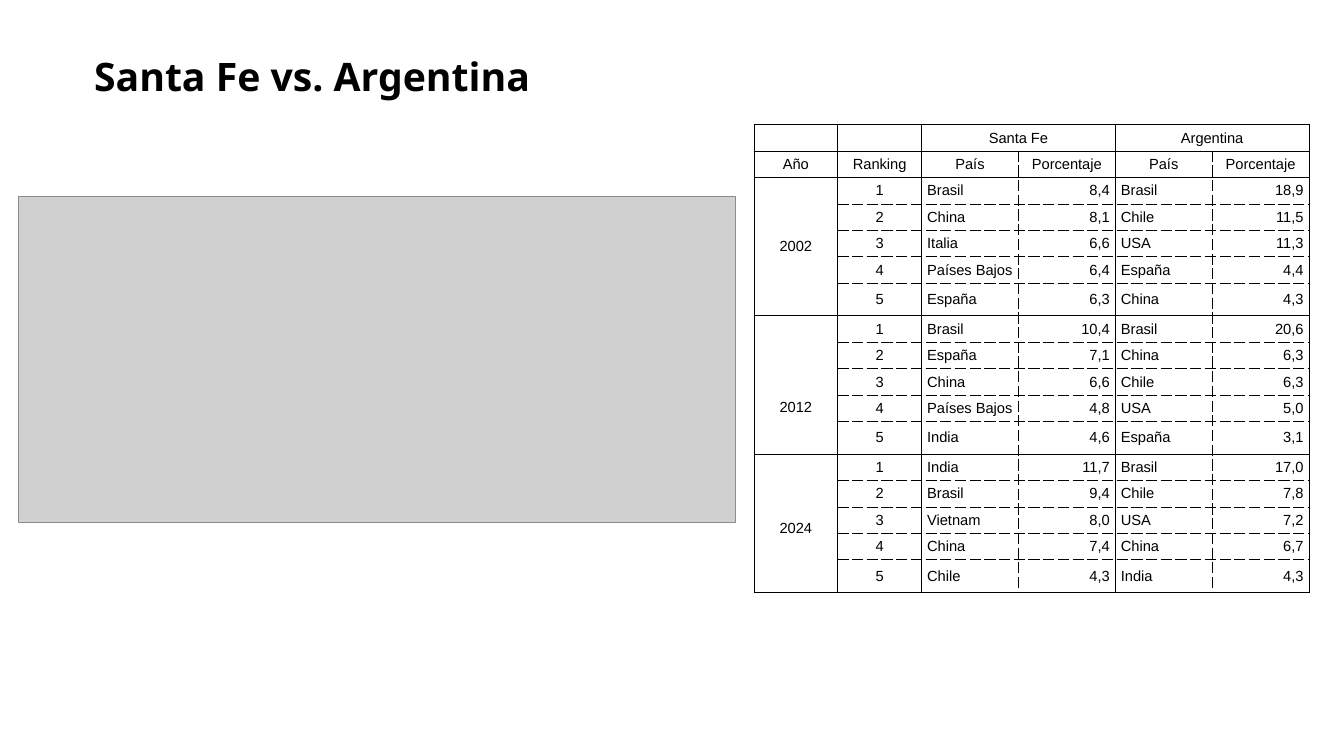
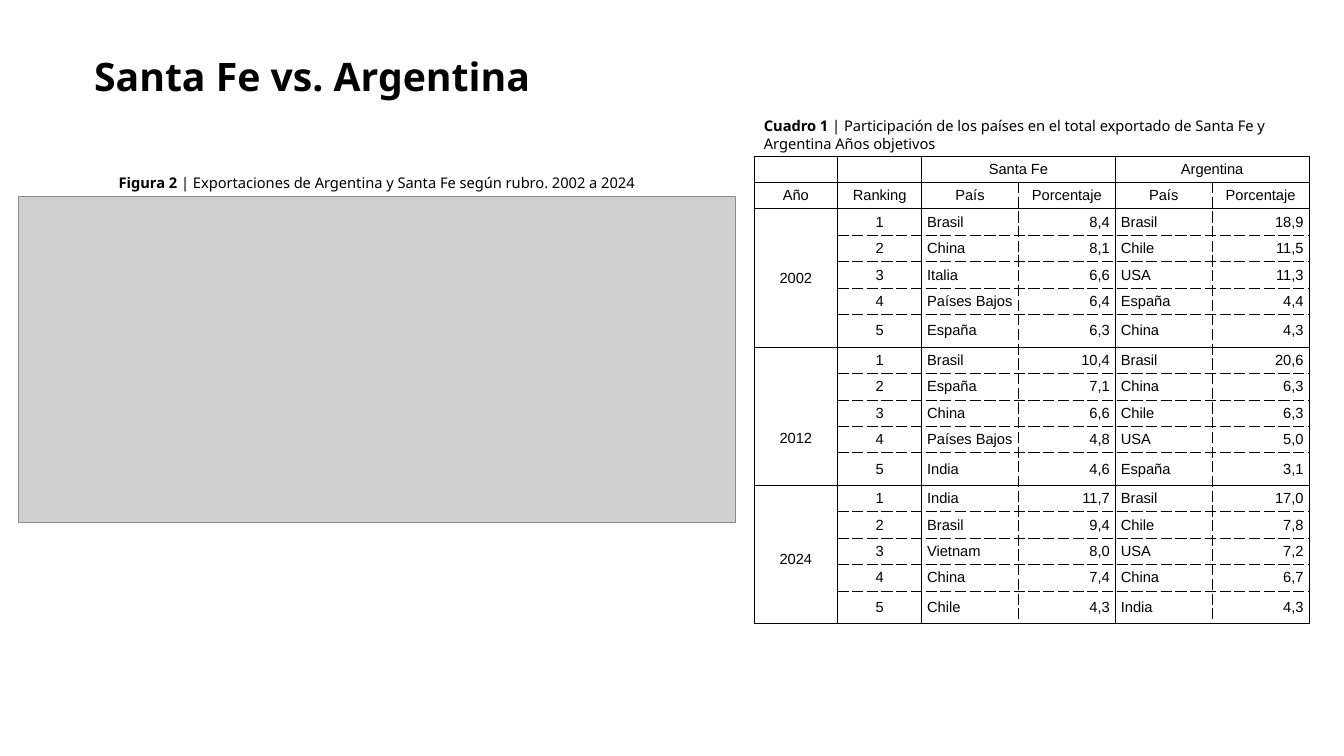
Before and after one commit to franlecam/Paper-ITCRM.SF, a slide deck: slide 6 of Archivos de trabajo/Yami/Paper ITCRM avances.pptx (slide 5 before the commit). Drawn at 1344x756 pixels with LibreOffice and Linux fonts; fonts in the diff are those of the drawing; grey boxes stand for pictures; background and template pictures are left out. Boxes give left, top, right and bottom in pixels: in the first picture for what was removed or moved away, otherwise in the second. Text is boxed around its words. In the diff, an @@ line names an element or a change of style, - is before the commit and + after.

Commit message:
Update presentacion

```diff
--- a/Archivos de trabajo/Yami/Paper ITCRM avances.pptx
+++ b/Archivos de trabajo/Yami/Paper ITCRM avances.pptx
@@ text added at box(764, 119, 1264, 153), 10.5 pt, text #000000 @@
+Cuadro 1 | Participación de los países en el total exportado de Santa Fe y Argentina Años objetivos
@@ text added at box(119, 176, 634, 192), 10.5 pt, text #000000 @@
+Figura 2 | Exportaciones de Argentina y Santa Fe según rubro. 2002 a 2024
@@ table: place and size @@
-table at box(754, 125, 1309, 646)
+table at box(754, 156, 1309, 678)
```
Also in this commit, not shown: 4 other slides changed, 4 slides added, 2 slides removed, 1 other file.
